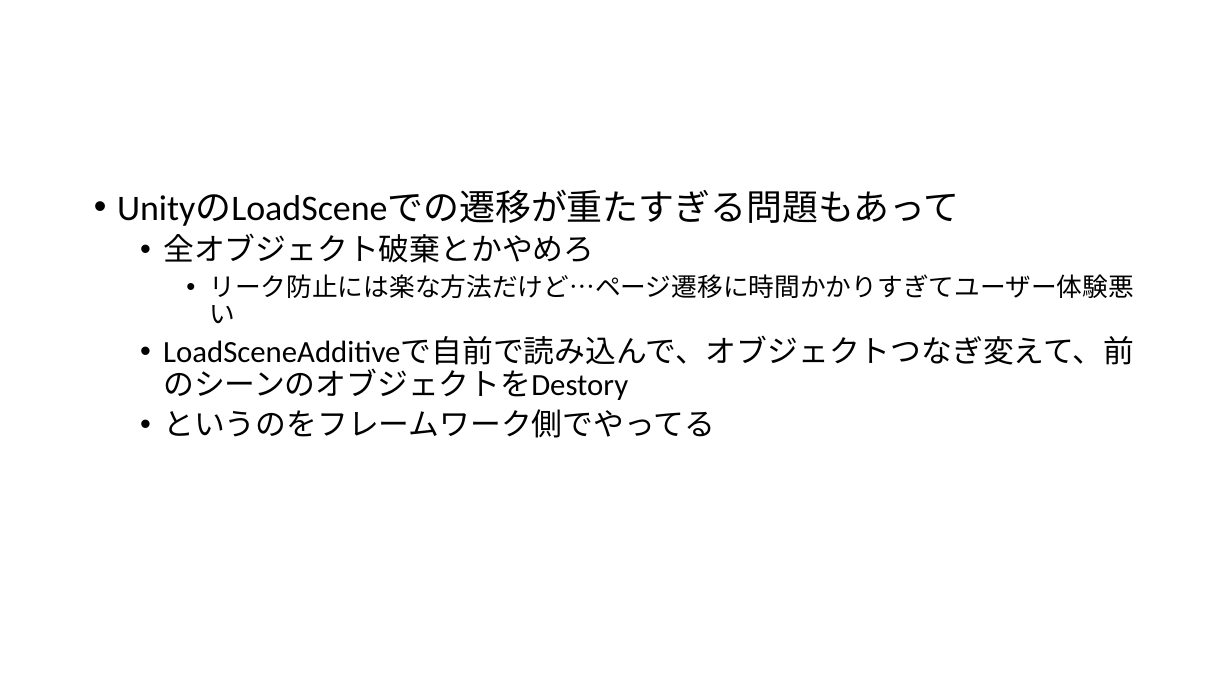
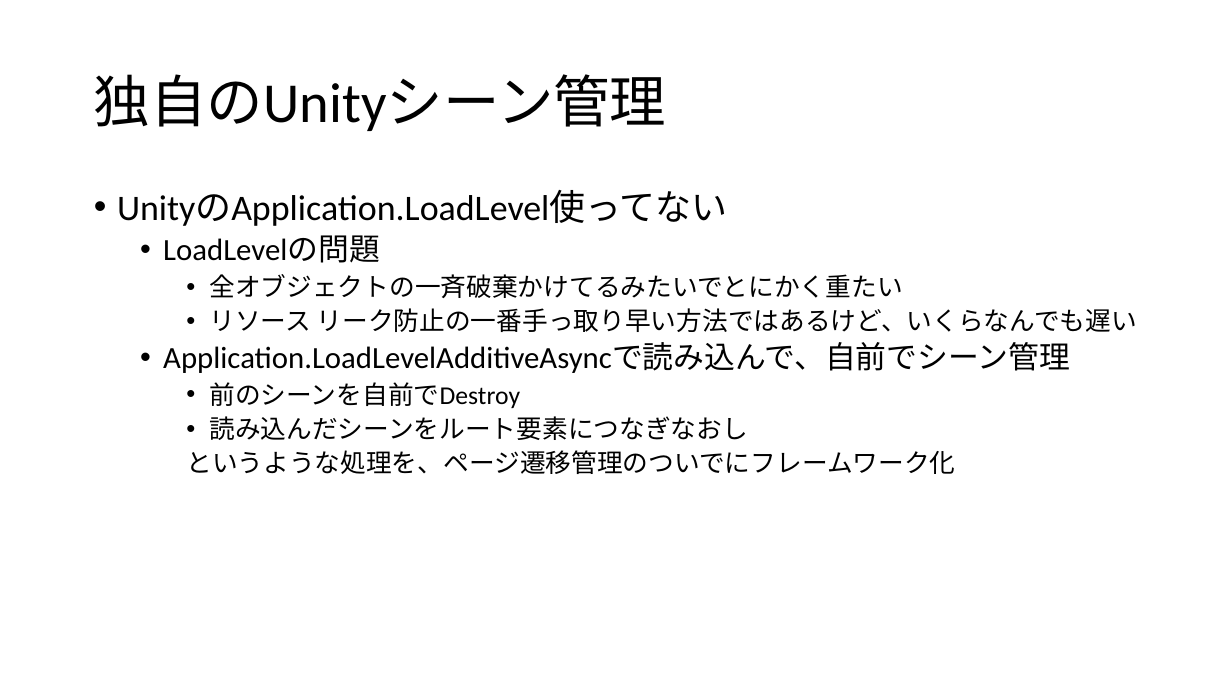
Before and after one commit to ppcuni/UnityCsharp20150321, a slide deck: slide 40 of doc/自社フレームワーク.pptx (slide 39 before the commit). Drawn at 1232x693 pixels with LibreOffice and Linux fonts; fonts in the diff are those of the drawing. Boxes give left, top, right and bottom in pixels: in the first picture for what was removed or moved away, otherwise in the second. Text is boxed around its words. In the diff, an @@ line names an element or a change of style, - is before the commit and + after.

```diff
--- a/doc/自社フレームワーク.pptx
+++ b/doc/自社フレームワーク.pptx
@@ title added at [94,74,667,131], 44 pt, text #000000 @@
+独自のUnityシーン管理
@@ text at [117,190,1137,474]: text changed; size 24 to 20 pt @@
-• UnityのLoadSceneでの遷移が重たすぎる問題もあって
-  • 全オブジェクト破棄とかやめろ
-    • リーク防止には楽な方法だけど…ページ遷移に時間かかりすぎてユーザー体験悪い
-  • LoadSceneAdditiveで自前で読み込んで、オブジェクトつなぎ変えて、前のシーンのオブジェクトをDestory
-  • というのをフレームワーク側でやってる
+• UnityのApplication.LoadLevel使ってない
+  • LoadLevelの問題
+    • 全オブジェクトの一斉破棄かけてるみたいでとにかく重たい
+    • リソース リーク防止の一番手っ取り早い方法ではあるけど、いくらなんでも遅い
+  • Application.LoadLevelAdditiveAsyncで読み込んで、自前でシーン管理
+    • 前のシーンを自前でDestroy
+    • 読み込んだシーンをルート要素につなぎなおし
+    というような処理を、ページ遷移管理のついでにフレームワーク化
```
Also in this commit, not shown: 3 other slides changed, 6 slides added, 2 slides removed.
